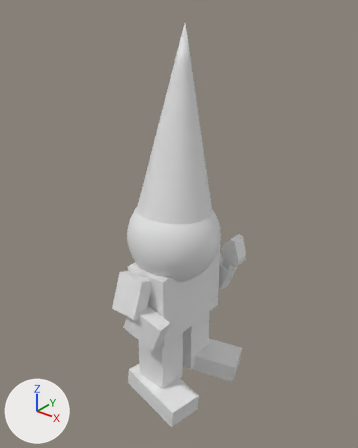
What one commit did to the FBX model GDC2021MegaPack/Assets/3DShit/Havenisse.fbx.
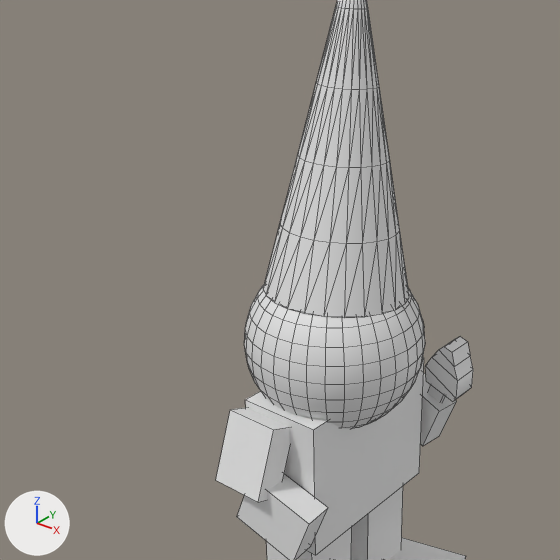
Each version appears first whole from a 50 mm lens placed at (0.744, -0.916, 1.079), pointed at (0.008, 0.004, 0.509), and next in a close-up on the part from 0% to 81% of the width and 13% to 78% of the height. Lighting does not change. The marker at lower left points along +X, +Y and +Z. The close-ups show mesh edges as thin lines. Where no turn or scale is listed for an object, it has been applied to the vertices.
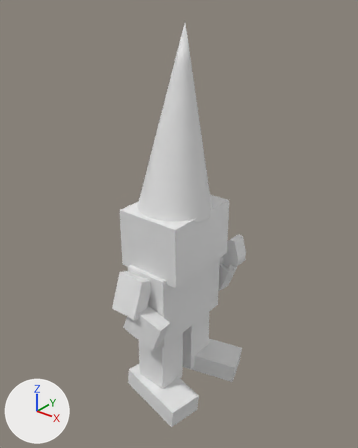
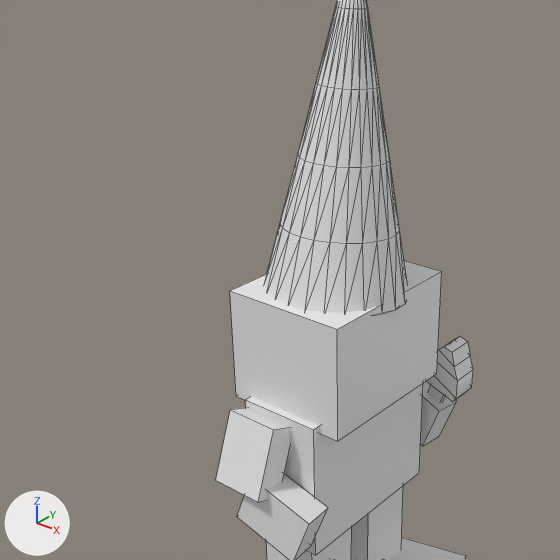
Changed parts and their boxes [x1, y1, x2, y2] in the close-ups (560 x 560 px):
'Thim', added: after [230, 261, 442, 441]
'Sphere001', deleted: before [244, 283, 425, 429]

Diff of the bpy script that builds the scene:
```diff
--- a/GDC2021MegaPack/Assets/3DShit/Havenisse.fbx.py
+++ b/GDC2021MegaPack/Assets/3DShit/Havenisse.fbx.py
@@ me_mesh_012_1 @@
+me_mesh_012_1.from_pydata(...)  # a box spanning x -0.091..0.091, y -0.114..0.114, z 0.0..0.16
@@ ob_sphere001 @@
-ob_sphere001 = bpy.data.objects.new('Sphere001', me_mesh_001)
-ob_sphere001.location = (0.0, -0.008, 0.476)
@@ ob_thim @@
+ob_thim = bpy.data.objects.new('Thim', me_mesh_012_1)
+ob_thim.location = (0.0, 0.0, 0.402)
```
